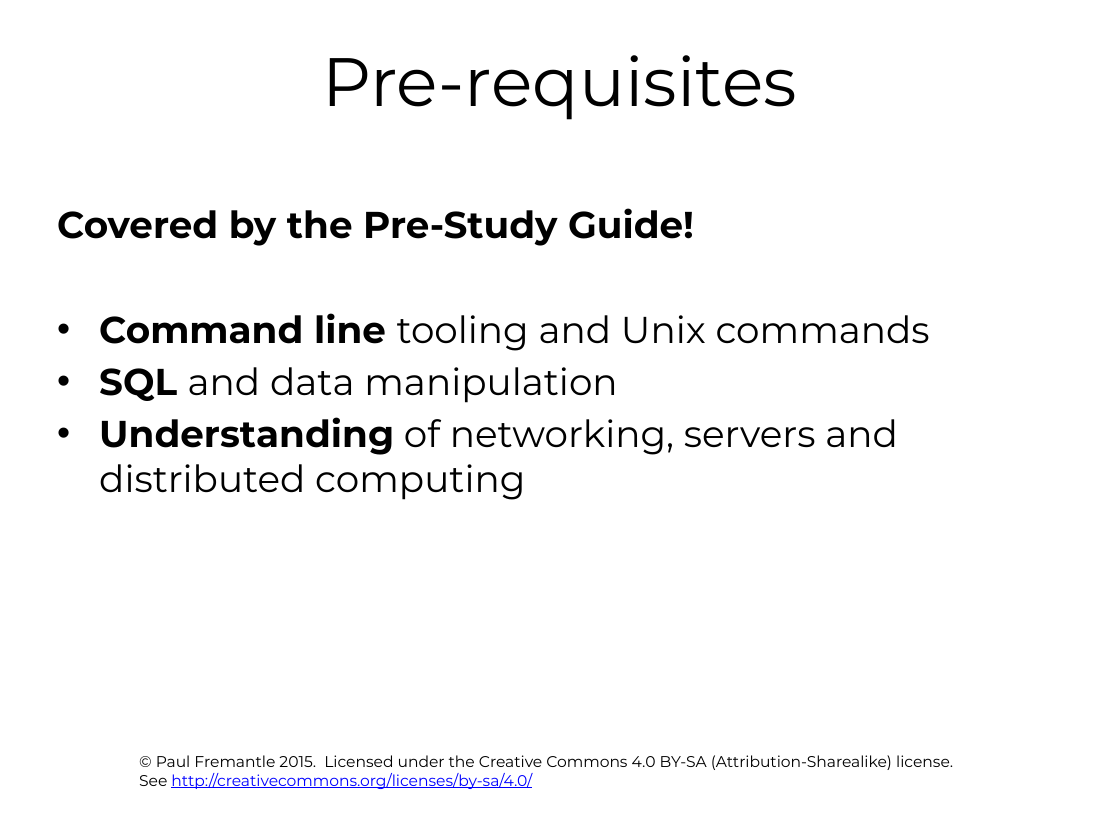
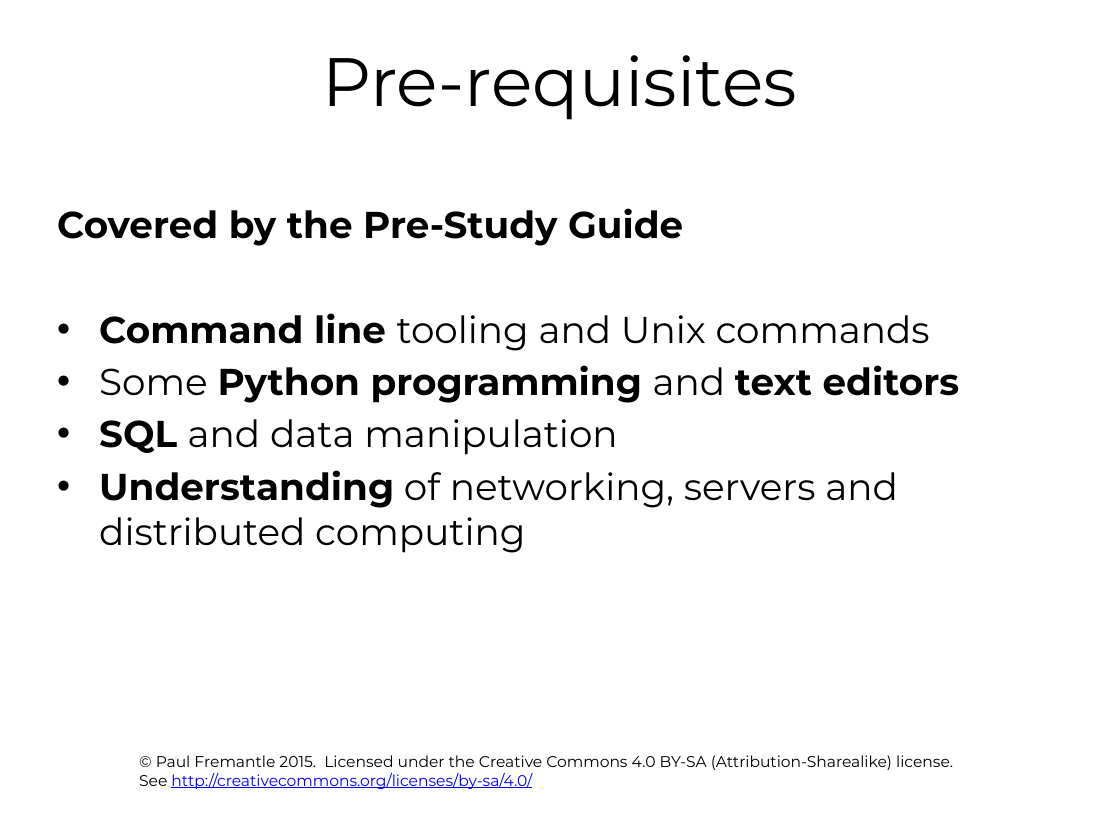
Before and after one commit to pzfreo/ox-clo, a slide deck: slide 4 of pres-source/00-intro.pptx. Drawn at 1120x840 pixels with LibreOffice and Linux fonts; fonts in the diff are those of the drawing; background and template pictures are left out. Boxes give left, top, right and bottom in pixels: in the first picture for what was removed or moved away, otherwise in the second. Text is boxed around its words. In the diff, an @@ line names an element or a change of style, - is before the commit and + after.

```diff
--- a/pres-source/00-intro.pptx
+++ b/pres-source/00-intro.pptx
@@ text at [57, 208, 683, 246]: text changed @@
-Covered by the Pre-Study Guide!
+Covered by the Pre-Study Guide
@@ text at [99, 365, 960, 403]: paragraph added @@
+• Some Python programming and text editors
```
Also in this commit, not shown: 4 other slides changed, 3 slides added, 1 slide removed, 14 other files.
